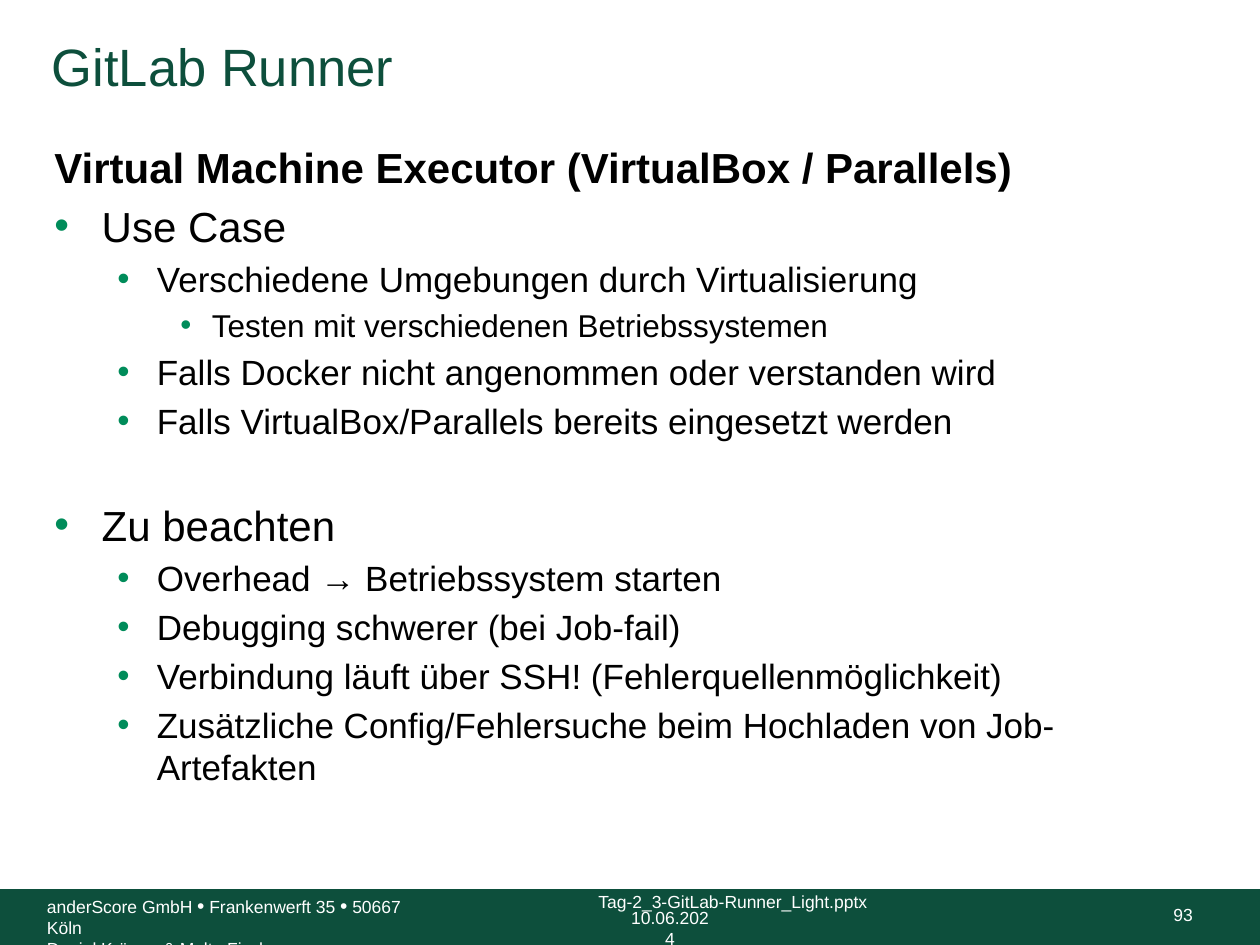
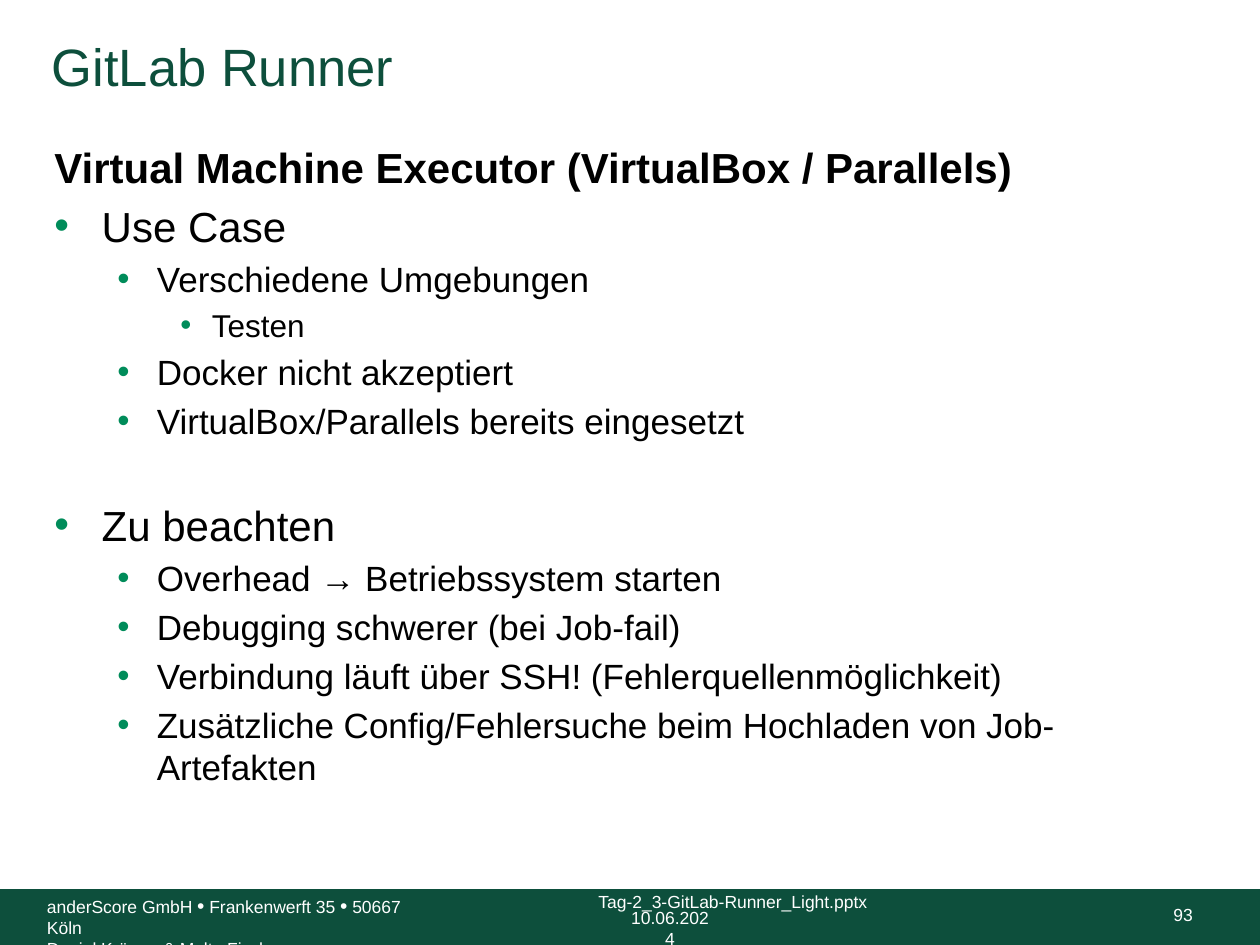
Before and after one commit to anderscore-gmbh/gitlab, a slide deck: slide 93 of slides/Tag-2_3-GitLab-Runner_Light.pptx. Drawn at 1260x945 pixels with LibreOffice and Linux fonts; fonts in the diff are those of the drawing; background and template pictures are left out. Boxes give left, top, right and bottom in pixels: in the first picture for what was removed or moved away, otherwise in the second. Text is boxed around its words. In the diff, an @@ line names an element or a change of style, - is before the commit and + after.

```diff
--- a/slides/Tag-2_3-GitLab-Runner_Light.pptx
+++ b/slides/Tag-2_3-GitLab-Runner_Light.pptx
@@ text at [157,266,744,441]: text changed @@
-  • Verschiedene Umgebungen durch Virtualisierung
-    • Testen mit verschiedenen Betriebssystemen
-  • Falls Docker nicht angenommen oder verstanden wird
-  • Falls VirtualBox/Parallels bereits eingesetzt werden
+  • Verschiedene Umgebungen
+    • Testen
+  • Docker nicht akzeptiert
+  • VirtualBox/Parallels bereits eingesetzt
```
Also in this commit, not shown: 67 other slides changed.
